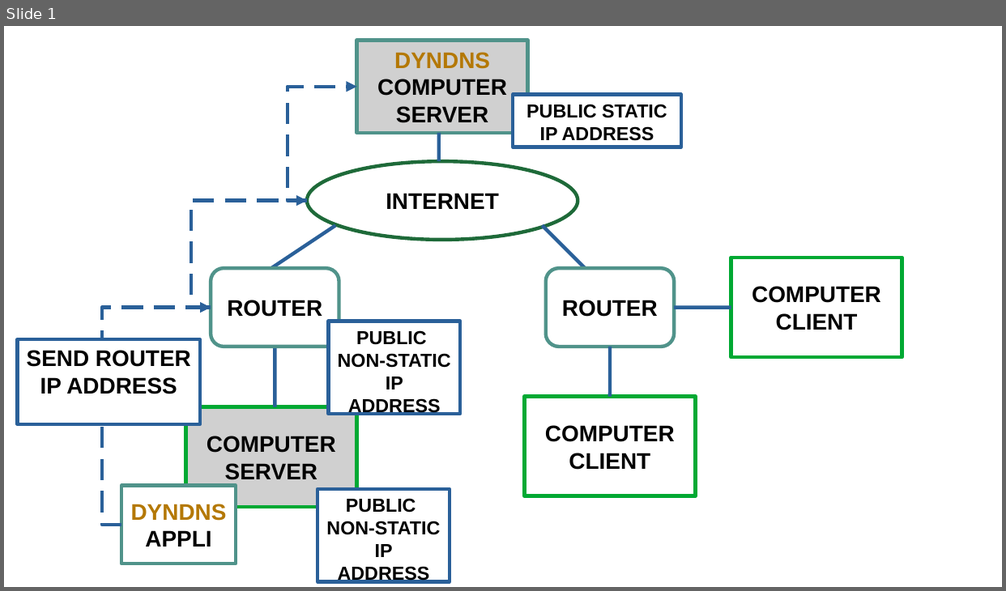
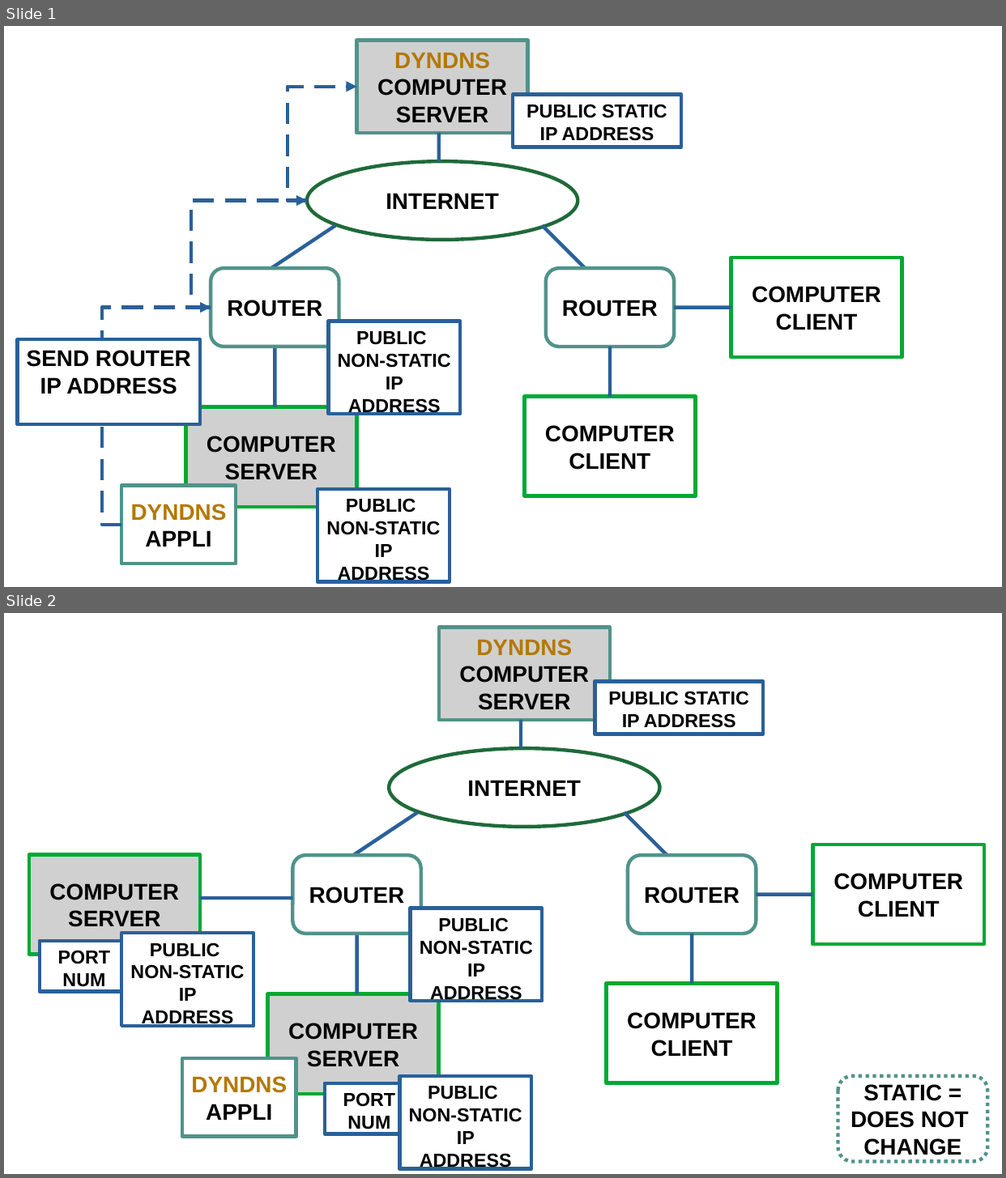
Before and after one commit to usbong/documentation, a slide deck: Usbong/company/HR/Usbong Education Training Courses/Introduction to Computer Networks/res/dyndnsComputerSchematicDiagram.odp. Shown one above the other, each under a label of ours: slide 1 before the commit, slides 1 and 2 after it. The pictures are 1006x591 and 1006x1178 pixels, drawn with LibreOffice and Linux fonts; fonts in the diff are those of the drawing; grey boxes stand for pictures. Boxes give left, top, right and bottom in pixels: in the first picture for what was removed or moved away, otherwise in the second. Text is boxed around its words. In the diff, an @@ line names an element or a change of style, - is before the commit and + after.

```diff
--- a/Usbong/company/HR/Usbong Education Training Courses/Introduction to Computer Networks/res/dyndnsComputerSchematicDiagram.odp
+++ b/Usbong/company/HR/Usbong Education Training Courses/Introduction to Computer Networks/res/dyndnsComputerSchematicDiagram.odp
@@ slide 2 added at <box>4,613,1002,1174</box>, background #FFFFFF @@
@@ picture added at <box>439,628,610,720</box>, 18 pt, text #000000, bold @@
+DYNDNS
+COMPUTER
+SERVER
@@ rectangle added at <box>595,682,764,735</box>, fill #FFFFFF, outline #2A6099 2.83 pt, 15 pt, text #000000, bold @@
+PUBLIC STATIC
+IP ADDRESS
@@ line added from (521, 749) to (521, 720), #2A6099 2.83 pt @@
@@ ellipse added at <box>389,749,659,828</box>, outline #1E6A39 2.83 pt, 18 pt, text #000000, bold @@
+INTERNET
@@ line added from (354, 856) to (418, 812), #2A6099 2.83 pt @@
@@ line added from (667, 856) to (624, 812), #2A6099 2.83 pt @@
@@ picture added at <box>29,854,201,954</box>, 18 pt, text #000000, bold @@
+COMPUTER
+SERVER
@@ rectangle added at <box>813,845,985,944</box>, outline #00A933 2.83 pt, 18 pt, text #000000, bold @@
+COMPUTER
+CLIENT
@@ rounded rectangle added at <box>293,856,421,935</box>, outline #50938A 2.83 pt, 18 pt, text #000000, bold @@
+ROUTER
@@ rounded rectangle added at <box>628,856,756,935</box>, outline #50938A 2.83 pt, 18 pt, text #000000, bold @@
+ROUTER
@@ line added from (293, 898) to (201, 898), #2A6099 2.83 pt @@
@@ line added from (813, 895) to (756, 895), #2A6099 2.83 pt @@
@@ rectangle added at <box>411,908,543,1000</box>, fill #FFFFFF, outline #2A6099 2.83 pt, 15 pt, text #000000, bold @@
+PUBLIC
+NON-STATIC
+IP ADDRESS
@@ rectangle added at <box>40,941,128,991</box>, fill #FFFFFF, outline #2A6099 2.83 pt, 15 pt, text #000000, bold @@
+PORT
+NUM
@@ rectangle added at <box>121,934,254,1026</box>, fill #FFFFFF, outline #2A6099 2.83 pt, 15 pt, text #000000, bold @@
+PUBLIC
+NON-STATIC
+IP ADDRESS
@@ line added from (357, 995) to (357, 934), #2A6099 2.83 pt @@
@@ line added from (692, 983) to (692, 934), #2A6099 2.83 pt @@
@@ picture added at <box>267,995,439,1094</box>, 18 pt, text #000000, bold @@
+COMPUTER
+SERVER
@@ rectangle added at <box>606,983,778,1083</box>, outline #00A933 2.83 pt, 18 pt, text #000000, bold @@
+COMPUTER
+CLIENT
@@ rectangle added at <box>182,1059,296,1137</box>, fill #FFFFFF, outline #50938A 2.83 pt, 18 pt, text #B47804, bold @@
+DYNDNS
+APPLI
@@ rectangle added at <box>325,1084,413,1135</box>, fill #FFFFFF, outline #2A6099 2.83 pt, 15 pt, text #000000, bold @@
+PORT
+NUM
@@ rectangle added at <box>400,1076,532,1169</box>, fill #FFFFFF, outline #2A6099 2.83 pt, 15 pt, text #000000, bold @@
+PUBLIC
+NON-STATIC
+IP ADDRESS
@@ rounded rectangle added at <box>838,1076,987,1161</box>, outline #50938A 2.83 pt dashed, 18 pt, text #000000, bold @@
+STATIC =
+DOES NOT
+CHANGE
```
Also in this commit, not shown: 1 other file.
